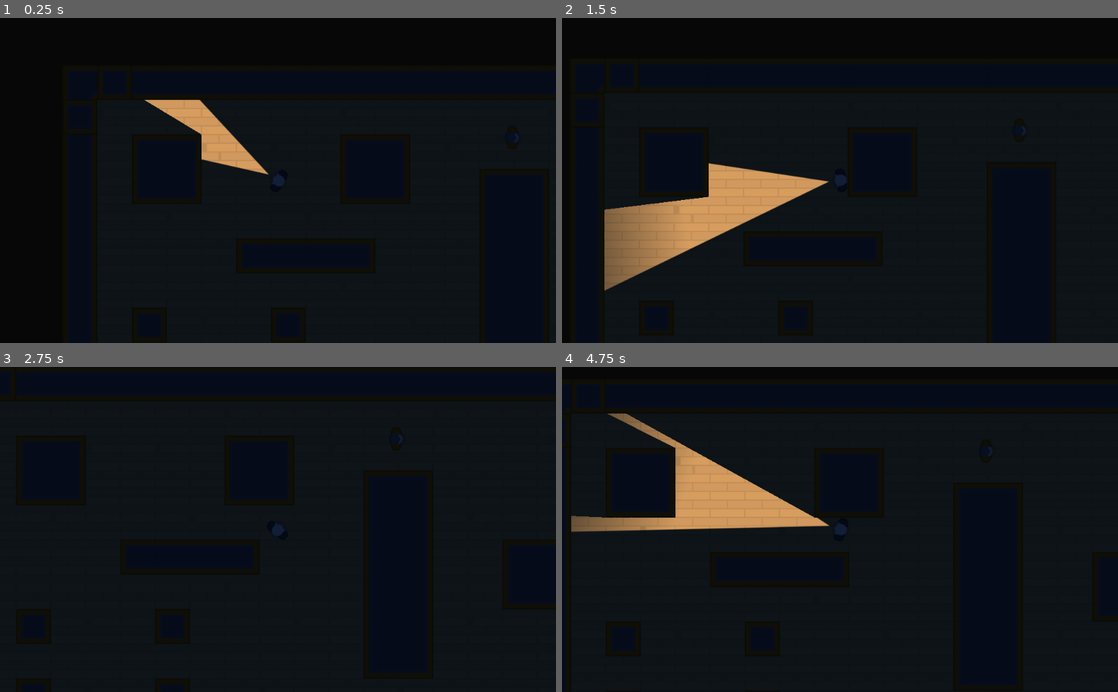
Above: before the commit, frames 1-4 (two rows, left to right).
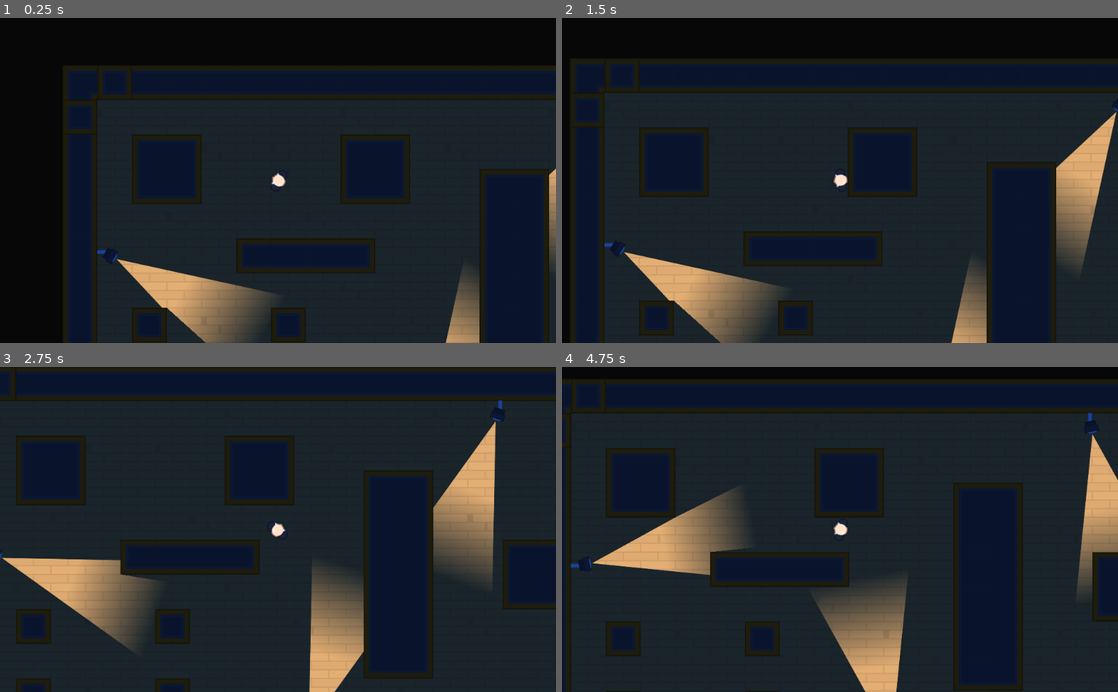
Above: after the commit, the same moments.

Repository: IchibanRei/HeistMeisters
Game: Godot game, scene res://Levels/Level1.tscn
Same seed, same stepped clock (60 frames per second), same inputs: the game is played once before the commit and once after it.
Inputs (mouse positions are in pixels of both pictures, inside the frame that each line leads up to):
- Up to frame 1 (0.25 s): no input
- Up to frame 2 (1.5 s): tap Enter at 0.5 s; move the mouse to (962, 164) at 0.52 s; hold Right (ui_right) 0.53-1.28 s; tap F (flashlight) at 0.6, 1.35 s; move the mouse to (728, 196) at 1.27 s; hold Down (ui_down) from 1.28 s (still down)
- Up to frame 3 (2.75 s): move the mouse to (333, 458) at 2.02 s; release Down (ui_down) at 2.03 s; hold Right (ui_right) from 2.03 s (still down); tap F (flashlight) at 2.1 s
- Up to frame 4 (4.75 s): move the mouse to (812, 594) at 2.77 s; release Right (ui_right) at 2.78 s; hold Up (ui_up) 2.78-3.53 s; tap F (flashlight) at 2.85, 3.6, 4.35 s; move the mouse to (1006, 578) at 3.52 s; hold Left (ui_left) from 3.53 s (still down); move the mouse to (673, 480) at 4.27 s

The runs differ from the first frame. In frame 1, 7.1% of the frame differs, in the area x 17-100%, y 25-100%; in frame 2, 14%, in the area x 7-100%, y 25-100%; in frame 3, 12%; in frame 4, 14%.

Commit message:
added security camera detection

Diff:
--- a/3_HeistMeisters/Levels/Level1.tscn
+++ b/3_HeistMeisters/Levels/Level1.tscn
@@ -3,7 +3,7 @@
 [ext_resource path="res://Tilesets/FloorTiles.tres" type="TileSet" id=1]
 [ext_resource path="res://Scenes/Characters/Player.tscn" type="PackedScene" id=2]
 [ext_resource path="res://Tilesets/AutoTileWalls.tres" type="TileSet" id=3]
-[ext_resource path="res://Scenes/Characters/Character.tscn" type="PackedScene" id=4]
+[ext_resource path="res://Scenes/Characters/SecurityCamera.tscn" type="PackedScene" id=4]
 
 [node name="Level1" type="Node2D"]
 
@@ -17,11 +17,22 @@
 
 [node name="Walls" type="TileMap" parent="."]
 tile_set = ExtResource( 3 )
+collision_layer = 2
 format = 1
 tile_data = PoolIntArray( 0, 0, 0, 1, 0, 196614, 2, 0, 2, 3, 0, 2, 4, 0, 2, 5, 0, 2, 6, 0, 2, 7, 0, 2, 8, 0, 2, 9, 0, 2 …(2876 unchanged characters)…
 
 [node name="CanvasModulate" type="CanvasModulate" parent="."]
-color = Color( 0.0705882, 0.14902, 0.333333, 1 )
+color = Color( 0.133333, 0.27451, 0.603922, 1 )
 
-[node name="Character" parent="." instance=ExtResource( 4 )]
-position = Vector2( 829.982, 133.579 )
+[node name="SecurityCameras" type="Node2D" parent="."]
+
+[node name="SecurityCamera1" parent="SecurityCameras" instance=ExtResource( 4 )]
+position = Vector2( 78, 345 )
+
+[node name="SecurityCamera2" parent="SecurityCameras" instance=ExtResource( 4 )]
+position = Vector2( 658.61, 690.166 )
+rotation = -1.5708
+
+[node name="SecurityCamera3" parent="SecurityCameras" instance=ExtResource( 4 )]
+position = Vector2( 1019.69, 77.7057 )
+rotation = 1.5708
--- a/3_HeistMeisters/Scenes/Characters/Player.gd
+++ b/3_HeistMeisters/Scenes/Characters/Player.gd
@@ -25,13 +25,3 @@
 
 	else:
 		motion.y = lerp(motion.y, 0, FRICTION)
-
-func _input(event):
-	if Input.is_action_just_pressed("flashlight"):
-		toggle_torch()
-
-func toggle_torch():
-	if $Torch.enabled:
-		$Torch.enabled = false
-	else:
-		$Torch.enabled = true
--- a/3_HeistMeisters/Scenes/Characters/Player.tscn
+++ b/3_HeistMeisters/Scenes/Characters/Player.tscn
@@ -1,11 +1,10 @@
-[gd_scene load_steps=5 format=2]
+[gd_scene load_steps=4 format=2]
 
 [ext_resource path="res://Scenes/Characters/Character.tscn" type="PackedScene" id=1]
 [ext_resource path="res://Scenes/Characters/Player.gd" type="Script" id=2]
 [ext_resource path="res://GFX/PNG/Hitman 1/hitman1_stand.png" type="Texture" id=3]
-[ext_resource path="res://Scenes/Torch.tscn" type="PackedScene" id=4]
 
-[node name="Player" index="0" instance=ExtResource( 1 )]
+[node name="Player" instance=ExtResource( 1 )]
 script = ExtResource( 2 )
 
 [node name="Sprite" parent="." index="0"]
@@ -14,6 +13,5 @@
 [node name="Camera2D" type="Camera2D" parent="." index="2"]
 current = true
 
-[node name="Torch" parent="." index="3" instance=ExtResource( 4 )]
-position = Vector2( 15.1377, 0 )
-offset = Vector2( 320, 0 )
+[node name="Light2D" type="Light2D" parent="." index="4"]
+texture = ExtResource( 3 )
--- /dev/null
+++ b/3_HeistMeisters/Scenes/Characters/SecurityCamera.tscn
@@ -0,0 +1,57 @@
+[gd_scene load_steps=7 format=2]
+
+[ext_resource path="res://GFX/PNG/Tiles/tile_463.png" type="Texture" id=1]
+[ext_resource path="res://Scripts/PlayerDetection.gd" type="Script" id=2]
+[ext_resource path="res://GFX/PNG/Tiles/tile_536.png" type="Texture" id=3]
+[ext_resource path="res://Scenes/Torch.tscn" type="PackedScene" id=4]
+
+[sub_resource type="RectangleShape2D" id=2]
+
+[sub_resource type="Animation" id=1]
+resource_name = "CameraScan"
+length = 12.0
+loop = true
+step = 2.0
+tracks/0/type = "value"
+tracks/0/path = NodePath(".:rotation_degrees")
+tracks/0/interp = 1
+tracks/0/loop_wrap = true
+tracks/0/imported = false
+tracks/0/enabled = true
+tracks/0/keys = {
+"times": PoolRealArray( 0, 2, 6, 8 ),
+"transitions": PoolRealArray( 1, 1, 1, 1 ),
+"update": 0,
+"values": [ 30.0, 30.0, -30.0, -30.0 ]
+}
+
+[node name="SecurityCamera" type="Node2D"]
+
+[node name="Sprite" type="Sprite" parent="."]
+position = Vector2( -5, 0 )
+scale = Vector2( 0.3, 0.5 )
+texture = ExtResource( 1 )
+
+[node name="CameraBody" type="KinematicBody2D" parent="."]
+rotation = 0.523599
+collision_layer = 4
+collision_mask = 7
+script = ExtResource( 2 )
+
+[node name="Sprite" type="Sprite" parent="CameraBody"]
+position = Vector2( 12, 0 )
+rotation = 1.5708
+scale = Vector2( 0.5, 0.5 )
+texture = ExtResource( 3 )
+
+[node name="Torch" parent="CameraBody" instance=ExtResource( 4 )]
+scale = Vector2( 0.5, 0.5 )
+offset = Vector2( 365, 0 )
+
+[node name="CollisionShape2D" type="CollisionShape2D" parent="CameraBody"]
+shape = SubResource( 2 )
+disabled = true
+
+[node name="AnimationPlayer" type="AnimationPlayer" parent="CameraBody"]
+autoplay = "CameraScan"
+anims/CameraScan = SubResource( 1 )
--- /dev/null
+++ b/3_HeistMeisters/Scripts/PlayerDetection.gd
@@ -0,0 +1,36 @@
+extends "res://Scripts/Character.gd"
+
+const FOV_TOLERANCE = 20
+const MAX_DETECTION_RANGE = 320
+const RED = Color(1, .25, .25)
+const WHITE = Color(1, 1, 1)
+
+onready var Player = get_node("/root/Level1/Player") # TODO: Make this level neutral
+
+func _process(delta):
+	if Player_is_in_FOV_TOLERANCE() and Player_is_in_LOS():
+		$Torch.color = RED
+	else:
+		$Torch.color = WHITE
+
+func Player_is_in_FOV_TOLERANCE():
+	var NPC_facing_direction = Vector2(1,0).rotated(global_rotation)
+	var direction_to_Player = (Player.position - global_position).normalized()
+
+	if abs(direction_to_Player.angle_to(NPC_facing_direction)) < deg2rad(FOV_TOLERANCE):
+		return true
+	else:
+		return false
+
+
+func Player_is_in_LOS():
+	var space = get_world_2d().direct_space_state
+	var LOS_obstacle = space.intersect_ray(global_position, Player.global_position, [self], collision_mask)
+
+	var distance_to_player = Player.global_position.distance_to(global_position)
+	var Player_in_range = distance_to_player < MAX_DETECTION_RANGE
+
+	if LOS_obstacle.collider == Player and Player_in_range:
+		return true
+	else:
+		return false
--- a/3_HeistMeisters/project.godot
+++ b/3_HeistMeisters/project.godot
@@ -55,6 +55,12 @@
  ]
 }
 
+[layer_names]
+
+2d_physics/layer_1="Player"
+2d_physics/layer_2="Walls"
+2d_physics/layer_3="SecurityCameras"
+
 [rendering]
 
 environment/default_clear_color=Color( 0.0313726, 0.0313726, 0.0313726, 1 )
